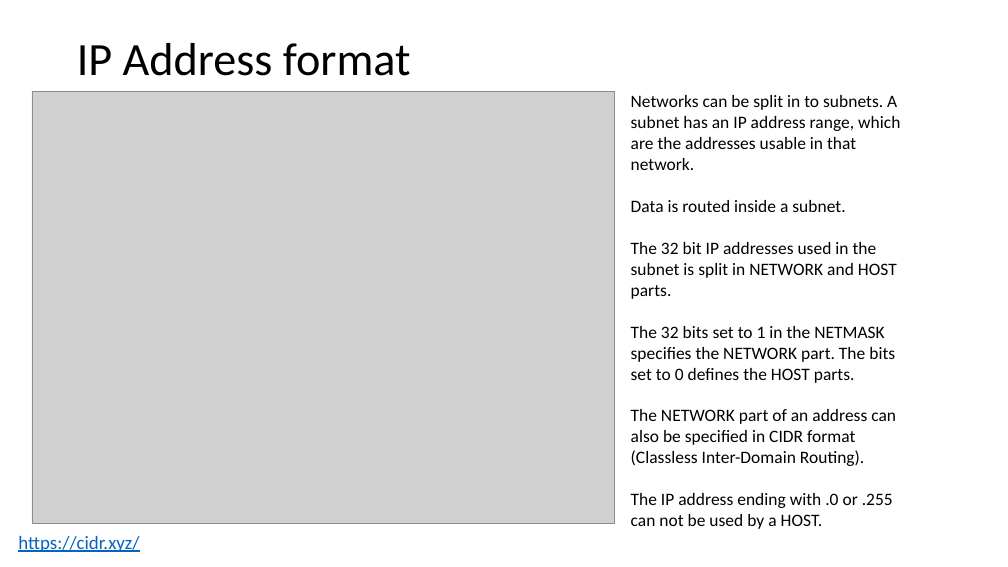
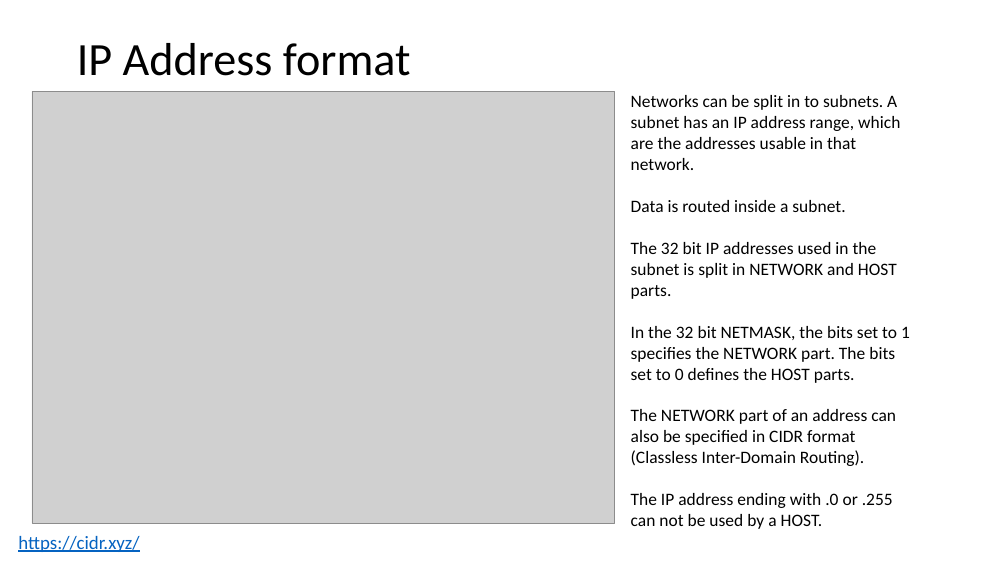
Before and after one commit to codesmurf/st3its3_teaching, a slide deck: slide 11 of 07 Networks/Networks.pptx. Drawn at 1008x567 pixels with LibreOffice and Linux fonts; fonts in the diff are those of the drawing; grey boxes stand for pictures. Boxes give left, top, right and bottom in pixels: in the first picture for what was removed or moved away, otherwise in the second. Text is boxed around its words. In the diff, an @@ line names an element or a change of style, - is before the commit and + after.

```diff
--- a/07 Networks/Networks.pptx
+++ b/07 Networks/Networks.pptx
@@ text at (x1=631, y1=326, x2=910, y2=383): text changed @@
-The 32 bits set to 1 in the NETMASK specifies the NETWORK part. The bits set to 0 defines the HOST parts.
+In the 32 bit NETMASK, the bits set to 1 specifies the NETWORK part. The bits set to 0 defines the HOST parts.
```
Also in this commit, not shown: 1 other file.
